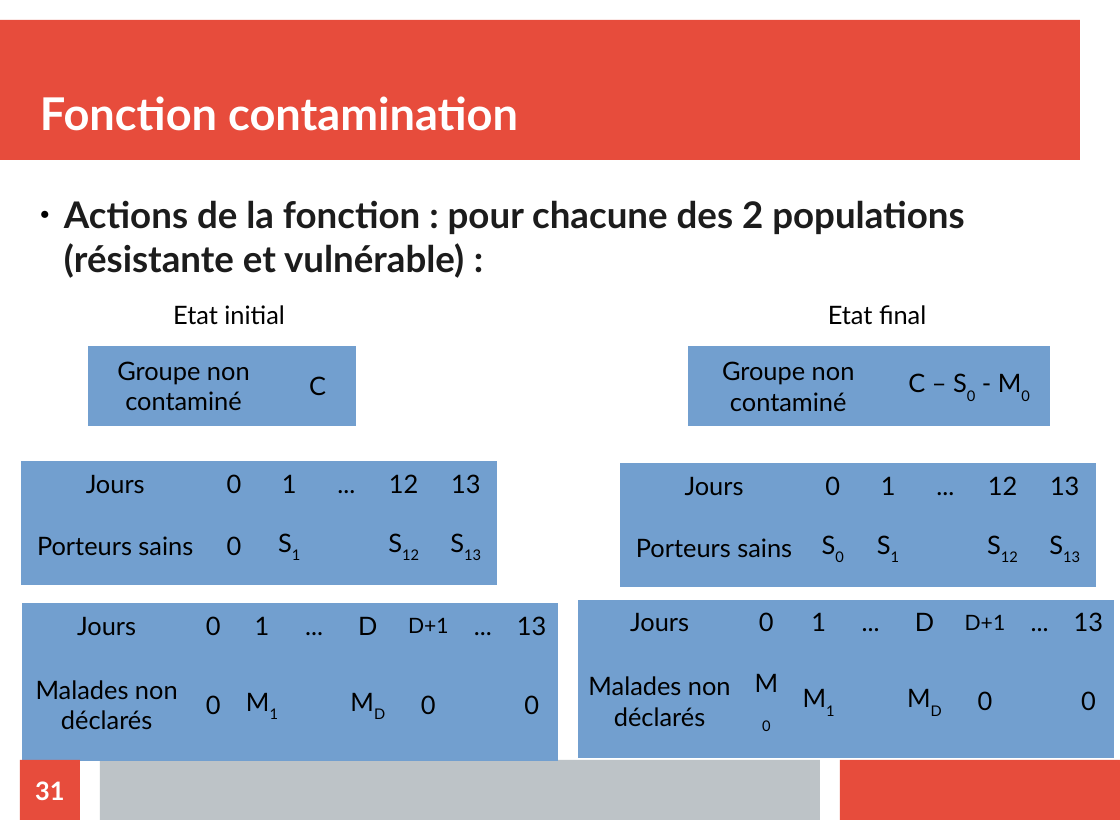
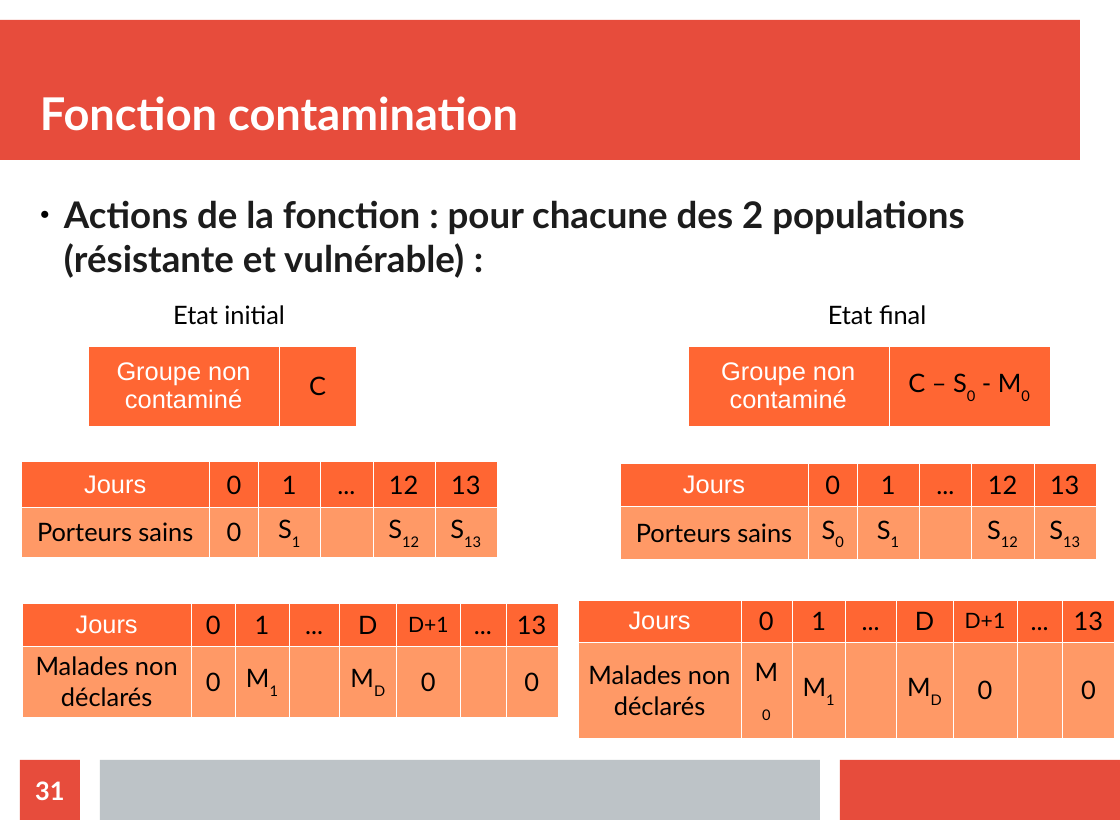
Before and after one commit to ludovicth/covid-19, a slide deck: slide 31 of Réflexions épidémie.odp. Drawn at 1120x840 pixels with LibreOffice and Linux fonts; fonts in the diff are those of the drawing. Boxes give left, top, right and bottom in pixels: in the first picture for what was removed or moved away, otherwise in the second. Text is boxed around its words. In the diff, an @@ line names an element or a change of style, - is before the commit and + after.

```diff
--- a/Réflexions épidémie.odp
+++ b/Réflexions épidémie.odp
@@ table at (x1=88, y1=346, x2=357, y2=426) @@
@@ fill #729FCF to #FF6633 in row 1 @@
@@ font Lato to Arial, text colour #000000 to #FFFFFF @@
@@ borders changed @@
@@ table at (x1=688, y1=346, x2=1050, y2=426) @@
@@ fill #729FCF to #FF6633 in row 1 @@
@@ font Lato to Arial, text colour #000000 to #FFFFFF in "Groupe non contaminé" @@
@@ borders changed @@
@@ table at (x1=21, y1=461, x2=497, y2=557) @@
@@ fill #729FCF to #FF6633 in row 1 @@
@@ fill #729FCF to #FF9966 in row 2 @@
@@ font Lato to Arial, text colour #000000 to #FFFFFF in "Jours" @@
@@ borders changed @@
@@ table at (x1=620, y1=463, x2=1096, y2=559) @@
@@ fill #729FCF to #FF6633 in row 1 @@
@@ fill #729FCF to #FF9966 in row 2 @@
@@ font Lato to Arial, text colour #000000 to #FFFFFF in "Jours" @@
@@ borders changed @@
@@ table at (x1=21, y1=604, x2=558, y2=713) @@
@@ fill #729FCF to #FF6633 in row 1 @@
@@ fill #729FCF to #FF9966 in row 2 @@
@@ font Lato to Arial, text colour #000000 to #FFFFFF in "Jours" @@
@@ borders changed @@
@@ table at (x1=578, y1=600, x2=1115, y2=738) @@
@@ fill #729FCF to #FF6633 in row 1 @@
@@ fill #729FCF to #FF9966 in row 2 @@
@@ font Lato to Arial, text colour #000000 to #FFFFFF in "Jours" @@
@@ borders changed @@
```
Also in this commit, not shown: 7 other slides changed.
